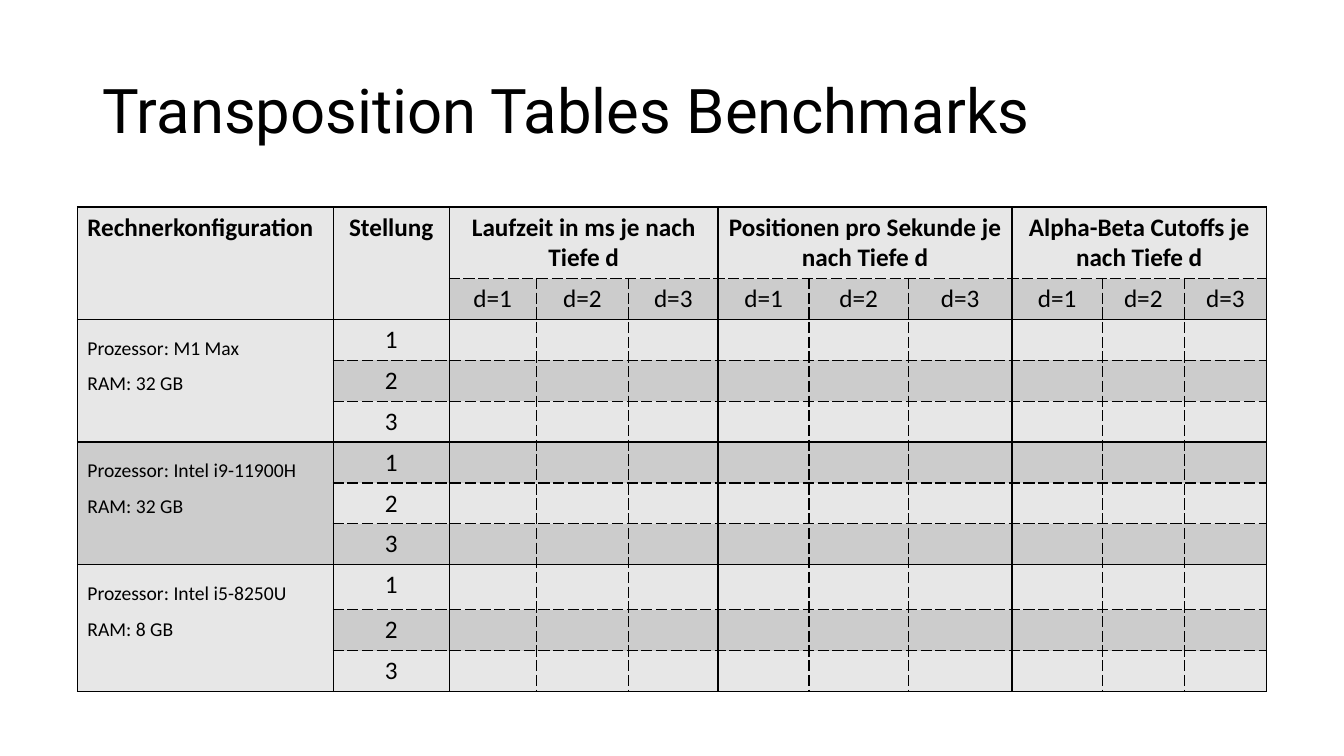
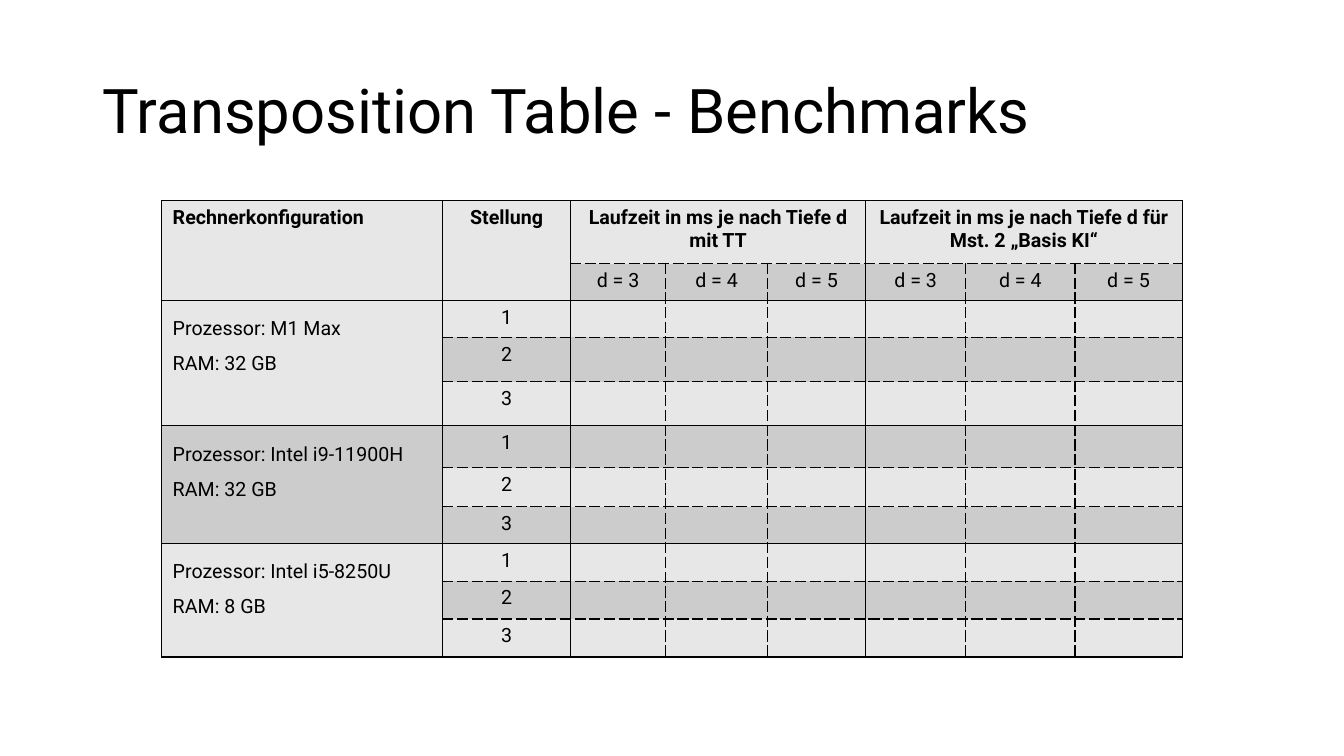
Before and after one commit to patrickzda/chess_engine, a slide deck: slide 11 of presentations/PJ_KI_MST3.pptx (slide 5 before the commit). Drawn at 1344x756 pixels with LibreOffice and Linux fonts; fonts in the diff are those of the drawing. Boxes give left, top, right and bottom in pixels: in the first picture for what was removed or moved away, otherwise in the second. Text is boxed around its words. In the diff, an @@ line names an element or a change of style, - is before the commit and + after.

```diff
--- a/presentations/PJ_KI_MST3.pptx
+++ b/presentations/PJ_KI_MST3.pptx
@@ title at <box>102,86,1029,146</box>: text changed @@
-Transposition Tables Benchmarks
+Transposition Table - Benchmarks
@@ table at <box>161,201,1183,657</box> @@
-column 3: Laufzeit in ms je nach Tiefe d | d=1 |  |  |  |  |  |  |  |  | 
-column 4:  | d=2 |  |  |  |  |  |  |  |  | 
-column 5:  | d=3 |  |  |  |  |  |  |  |  | 
-column 6: Positionen pro Sekunde je nach Tiefe d | d=1 |  |  |  |  |  |  |  |  | 
-column 7:  | d=2 |  |  |  |  |  |  |  |  | 
-column 8:  | d=3 |  |  |  |  |  |  |  |  | 
-column 9: Alpha-Beta Cutoffs je nach Tiefe d | d=1 |  |  |  |  |  |  |  |  | 
-column 10:  | d=2 |  |  |  |  |  |  |  |  | 
-column 11:  | d=3 |  |  |  |  |  |  |  |  | 
+column 3: Laufzeit in ms je nach Tiefe d mit TT | d = 3 |  |  |  |  |  |  |  |  | 
+column 4:  | d = 4 |  |  |  |  |  |  |  |  | 
+column 5:  | d = 5 |  |  |  |  |  |  |  |  | 
+column 6: Laufzeit in ms je nach Tiefe d für Mst. 2 „Basis KI“ | d = 3 |  |  |  |  |  |  |  |  | 
+column 7:  | d = 4 |  |  |  |  |  |  |  |  | 
+column 8:  | d = 5 |  |  |  |  |  |  |  |  | 
@@ table: place and size @@
-table at <box>78,207,1267,686</box>
+table at <box>161,201,1183,657</box>
```
Also in this commit, not shown: 2 other slides changed, 20 slides added, 8 slides removed.
